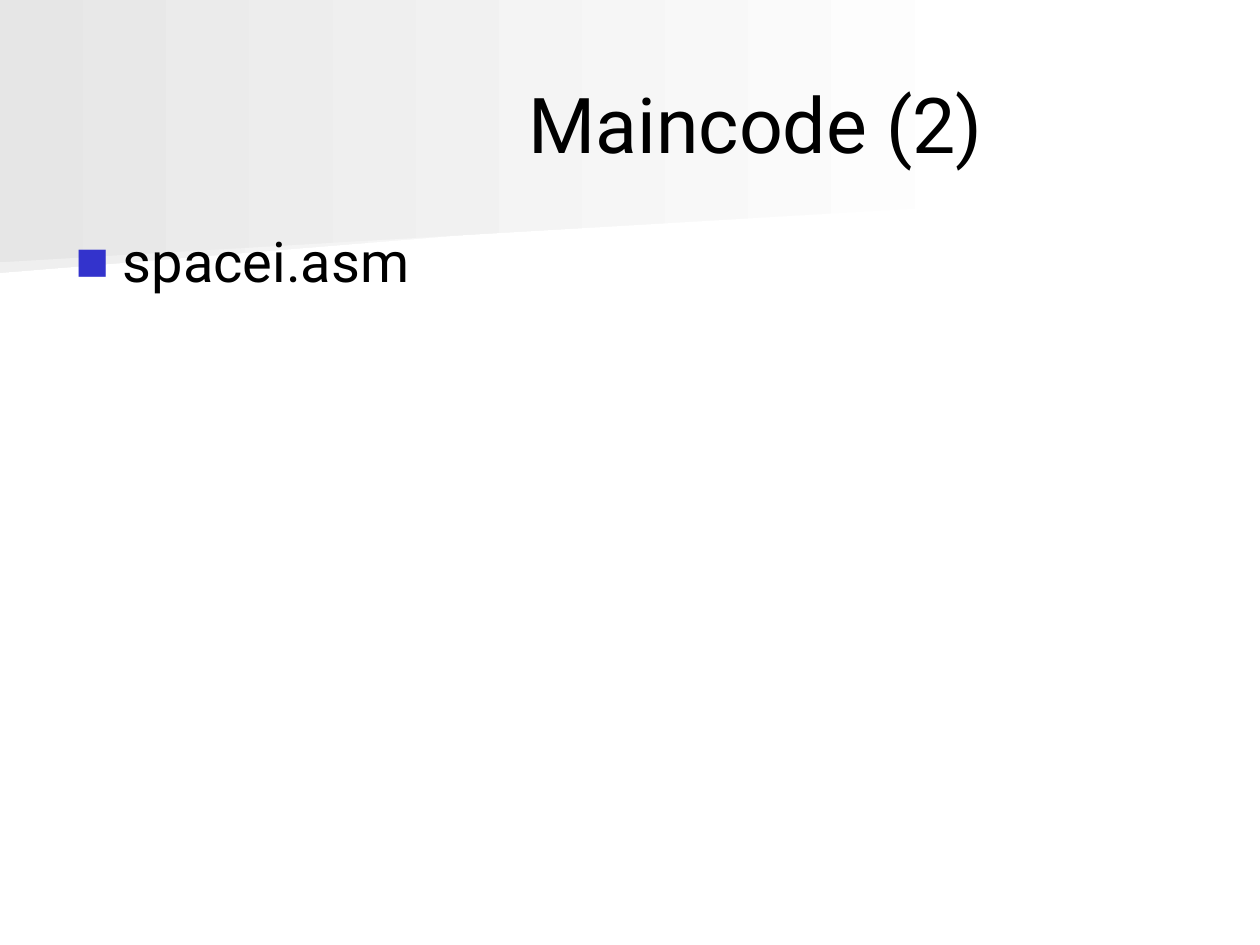
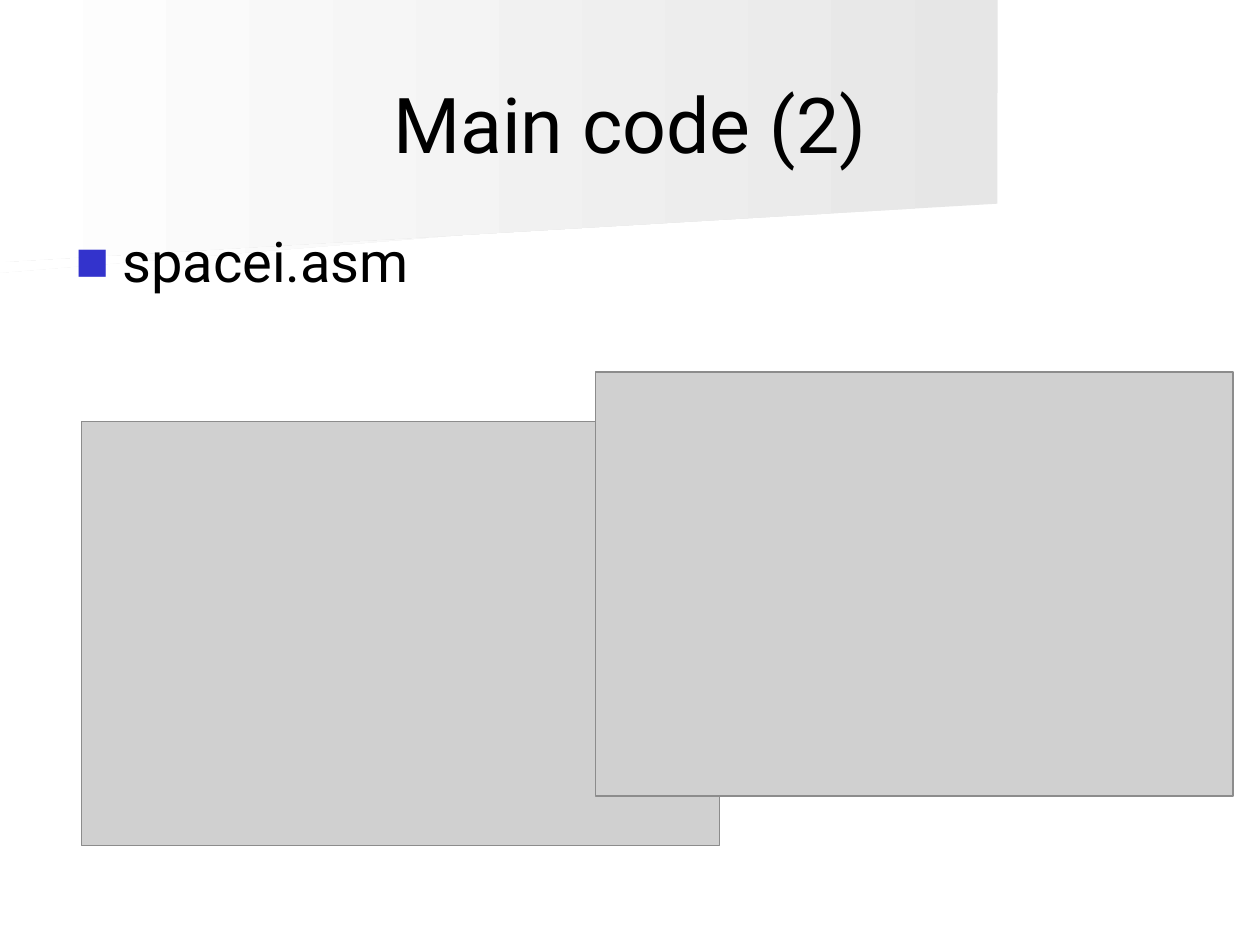
Before and after one commit to angryzor/space_invaders_8086, a slide deck: slide 45 of Presentatie.ppt (slide 44 before the commit). Drawn at 1260x945 pixels with LibreOffice and Linux fonts; fonts in the diff are those of the drawing; grey boxes stand for pictures. Boxes give left, top, right and bottom in pixels: in the first picture for what was removed or moved away, otherwise in the second. Text is boxed around its words. In the diff, an @@ line names an element or a change of style, - is before the commit and + after.

```diff
--- a/Presentatie.ppt
+++ b/Presentatie.ppt
@@ freeform shape at box(0, 0, 998, 262): fill gradient #FFFFFF to #E6E6E6 to gradient #E6E6E6 to #FFFFFF @@
@@ title at box(393, 91, 866, 171): text changed @@
-Maincode (2)
+Main code (2)
@@ freeform shape at box(0, 127, 982, 272): fill gradient #FFFFFF to #EFEFEF to gradient #EFEFEF to #FFFFFF @@
@@ text "spacei.asm" at box(122, 241, 409, 294): indent changed @@
@@ picture added at box(595, 372, 1232, 795) @@
@@ picture added at box(82, 422, 719, 845) @@
```
Also in this commit, not shown: 45 other slides changed, 1 slide added.
